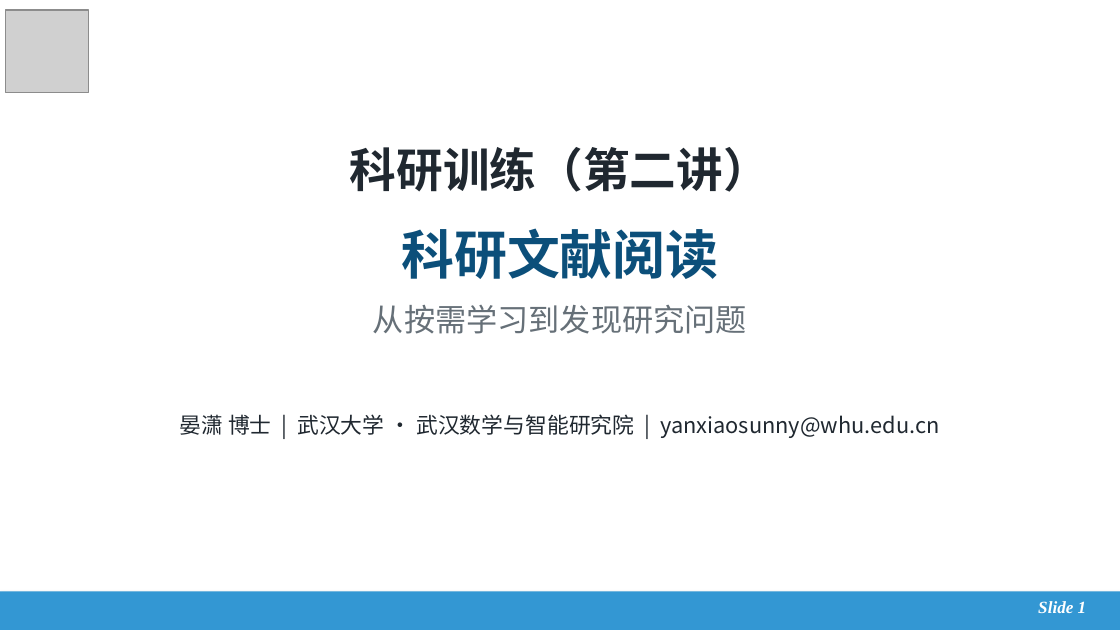
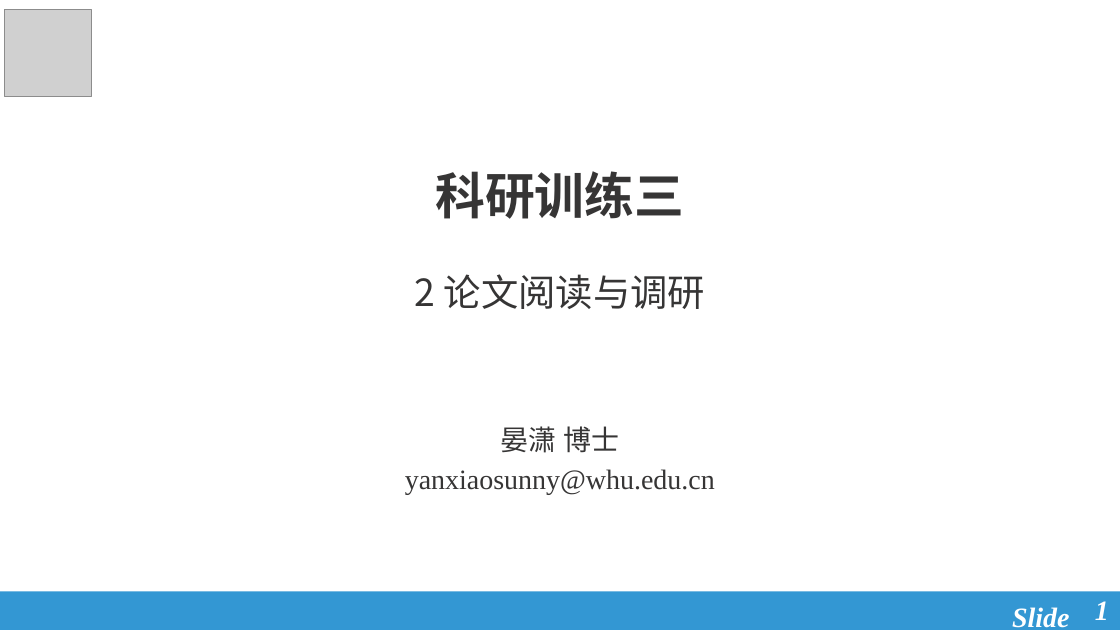
Before and after one commit to xxzhang99/research-training-course, a slide deck: slide 1 of docs/assets/files/lecture-02/slides.pptx. Drawn at 1120x630 pixels with LibreOffice and Linux fonts; fonts in the diff are those of the drawing; grey boxes stand for pictures. Boxes give left, top, right and bottom in pixels: in the first picture for what was removed or moved away, otherwise in the second. Text is boxed around its words. In the diff, an @@ line names an element or a change of style, - is before the commit and + after.

```diff
--- a/docs/assets/files/lecture-02/slides.pptx
+++ b/docs/assets/files/lecture-02/slides.pptx
@@ text removed at (350, 147, 770, 192) @@
-科研训练（第二讲）
@@ text "科研训练三" at (415, 171, 705, 309): vertical alignment middle to top @@
@@ text at (415, 171, 705, 309): text changed; size 34 to 24 pt; text colour #0C4F7A to #363535; bold off @@
-科研文献阅读
+科研训练三
+2 论文阅读与调研
@@ text removed at (373, 305, 747, 334) @@
-从按需学习到发现研究问题
@@ text removed at (180, 414, 940, 438) @@
-晏潇 博士 | 武汉大学 · 武汉数学与智能研究院 | yanxiaosunny@whu.edu.cn
@@ subtitle added at (405, 426, 715, 495), 18 pt, text #363535 @@
+晏潇 博士
+yanxiaosunny@whu.edu.cn
@@ rectangle at (0, 591, 1120, 630): shadow off @@
@@ text "Slide" at (1012, 607, 1069, 628): vertical alignment middle to top @@
@@ text at (1012, 607, 1069, 628): text changed; size 11 to 18 pt @@
-Slide 1
+Slide
@@ page number added at (1095, 601, 1109, 620), 18 pt, text #FFFFFF, bold, italic @@
+1
```
Also in this commit, not shown: 4 other slides changed, 23 slides added, 35 slides removed, 14 other files.
